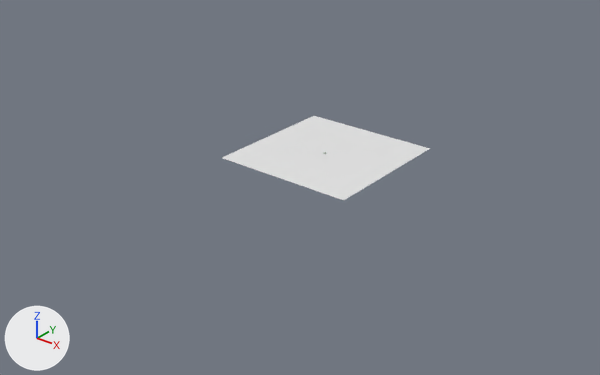
The Blender file nature-pack/scene.blend: old version first, new version second.
Both versions are drawn from a camera (50 mm lens) standing at (2224.0, -2992.0, 1618.0) and looking at (-60.0, -136.0, -152.0). The lights are fixed; the arrows at lower left show +X, +Y and +Z.
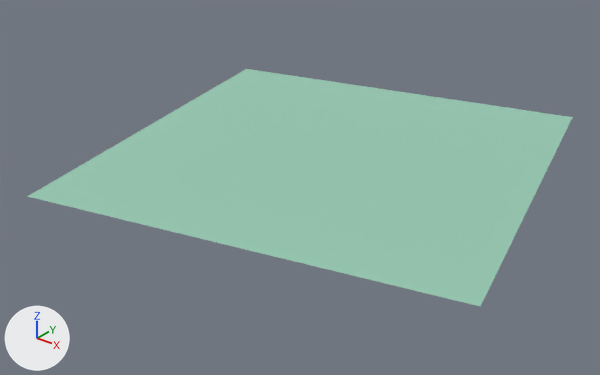
Pixel boxes [x1, y1, x2, y2] of what changed, in the pictures (600 x 375 px):
```json
{"object": "Plane", "change": "recoloured, moved, turned, rescaled", "before": [222, 116, 430, 200], "after": [27, 69, 573, 306], "on screen": "white to green"}
```

Edits to the scene script, one JSON object a line:
```json
{"op": "add", "block": "mat_material", "code": ["mat_material = principled_material('Material')", "mat_material.base_color = (0.308, 0.582, 0.445)  # green #97c9b2", "mat_material.roughness = 0.9"]}
{"block": "me_plane_001", "where": "me_plane_001.from_pydata(...)  # 4 vertices, 1 face; spans x -1.0..1.0, y -1.0..1.0, z 0.0"}
{"op": "add", "block": "me_plane_001", "code": "me_plane_001.materials.append(mat_material)  # green #97c9b2"}
{"op": "set", "path": "ob_plane.location", "old": "(0.0, 0.0, 0.0)", "new": "(3.0, 11.0, 0.0)"}
{"op": "set", "path": "ob_plane.rotation_euler", "old": "(0.0, 0.0, 0.0)", "new": "(0.0, 0.0, 0.235)", "note": "degrees (0, 0, 0) -> degrees (0, 0, 13)"}
{"op": "set", "path": "ob_plane.scale", "old": "(363.0, 363.0, 363.0)", "new": "(1000.0, 1000.0, 1000.0)"}
```
